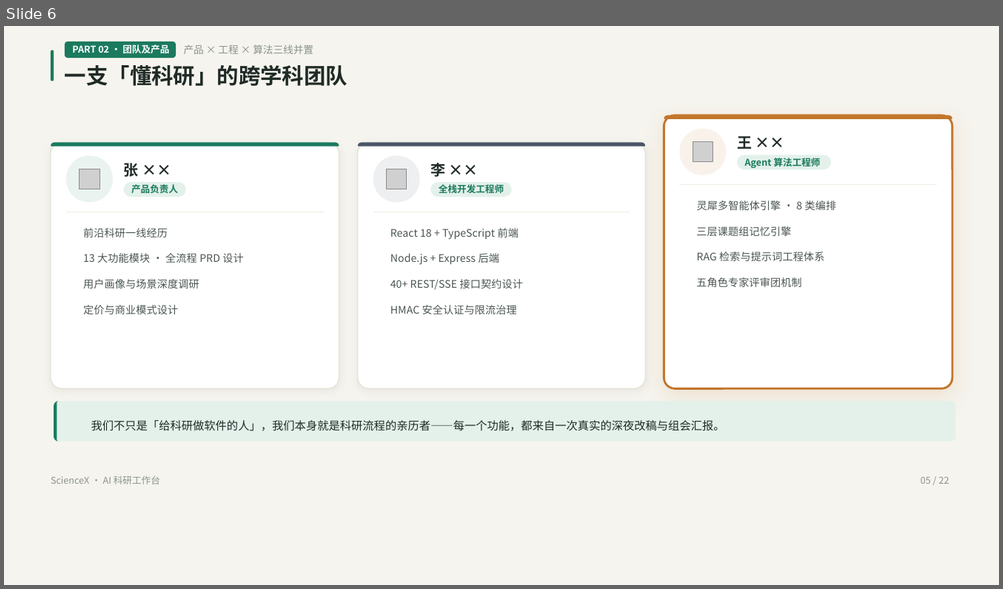
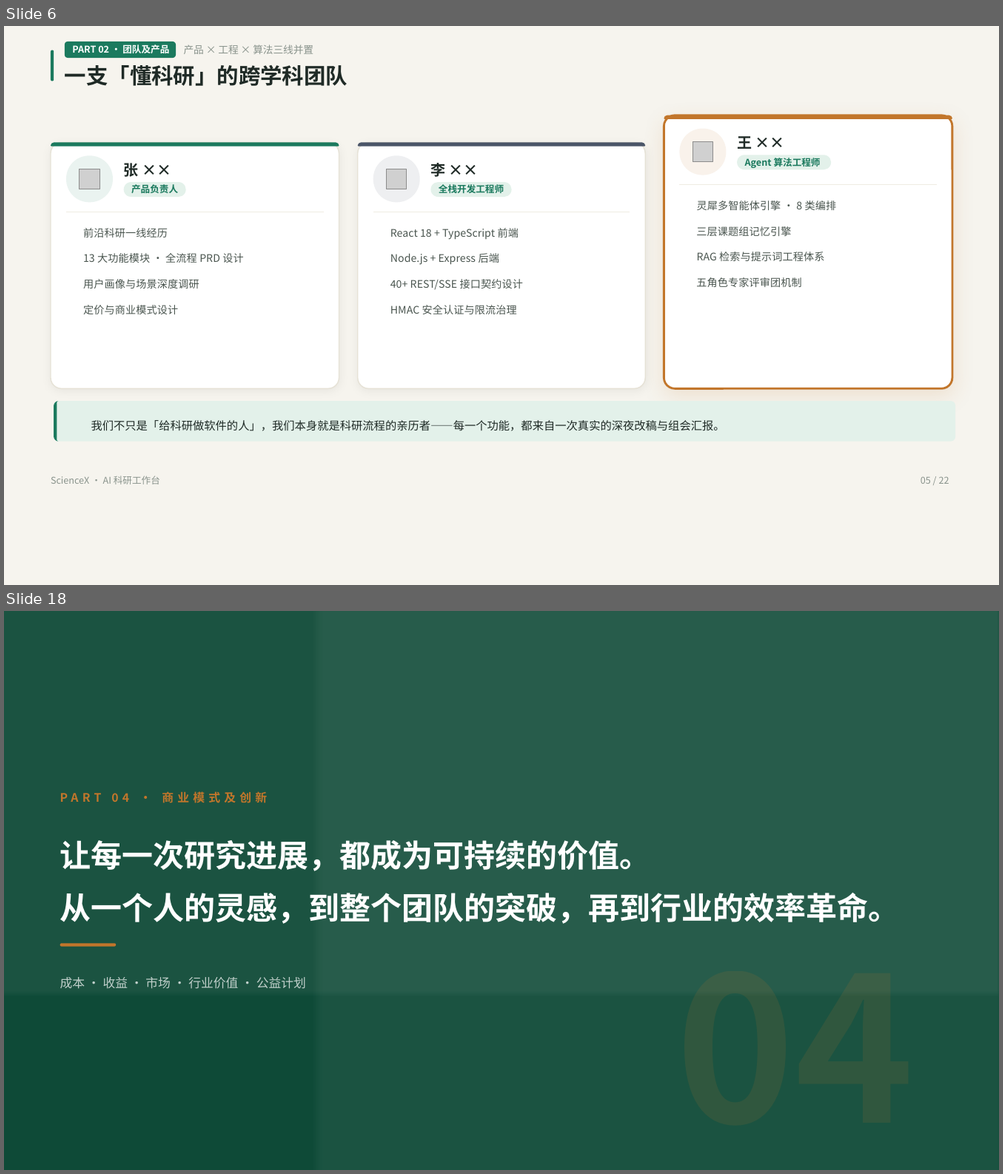
Before and after one commit to wyxpro/ScienceX, a slide deck: ScienceX路演答辩/ScienceX路演答辩.pptx. Shown one above the other, each under a label of ours: slide 6 before the commit, slides 6 and 18 after it; the slides between them are not shown. The pictures are 1003x589 and 1003x1174 pixels, drawn with LibreOffice and Linux fonts; fonts in the diff are those of the drawing; grey boxes stand for pictures; background and template pictures are left out. Boxes give left, top, right and bottom in pixels: in the first picture for what was removed or moved away, otherwise in the second. Text is boxed around its words. In the diff, an @@ line names an element or a change of style, - is before the commit and + after.

```diff
--- a/ScienceX路演答辩/ScienceX路演答辩.pptx
+++ b/ScienceX路演答辩/ScienceX路演答辩.pptx
@@ slide 18 added at bbox=[4, 611, 999, 1170], background #FFFFFF @@
@@ rectangle added at bbox=[4, 611, 999, 1170], fill #0E4A37 @@
@@ rectangle added at bbox=[4, 611, 999, 1170], fill gradient #FFFFFF @@
@@ rectangle added at bbox=[4, 611, 999, 1170], fill gradient #FFFFFF @@
@@ text added at bbox=[60, 792, 267, 803], 11.2 pt, text #C2762B, bold @@
+PART 04 · 商业模式及创新
@@ text added at bbox=[60, 840, 899, 924], 30 pt, text #FFFFFF, bold @@
+让每一次研究进展，都成为可持续的价值。
+从一个人的灵感，到整个团队的突破，再到行业的效率革命。
@@ text added at bbox=[675, 918, 913, 923], 195 pt, text #C2762B at 12% opacity, bold @@
+04
@@ rounded rectangle added at bbox=[60, 944, 116, 947], fill #C2762B @@
@@ text added at bbox=[60, 977, 306, 989], 12 pt, text #FFFFFF at 72% opacity @@
+成本 · 收益 · 市场 · 行业价值 · 公益计划
```
Also in this commit, not shown: 15 other slides added, 16 other files.
